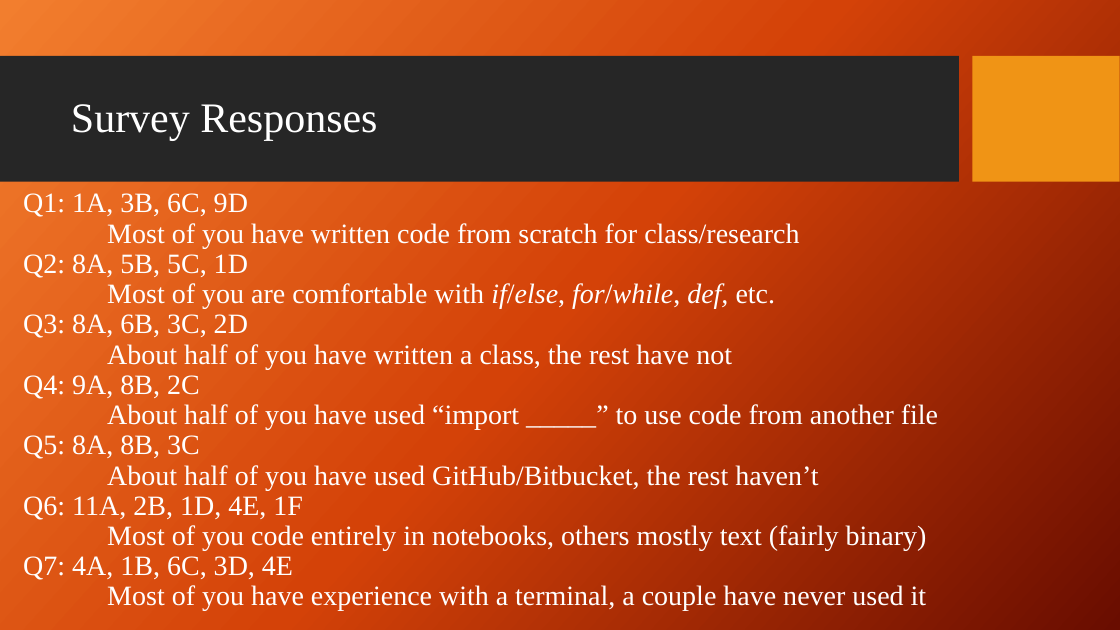
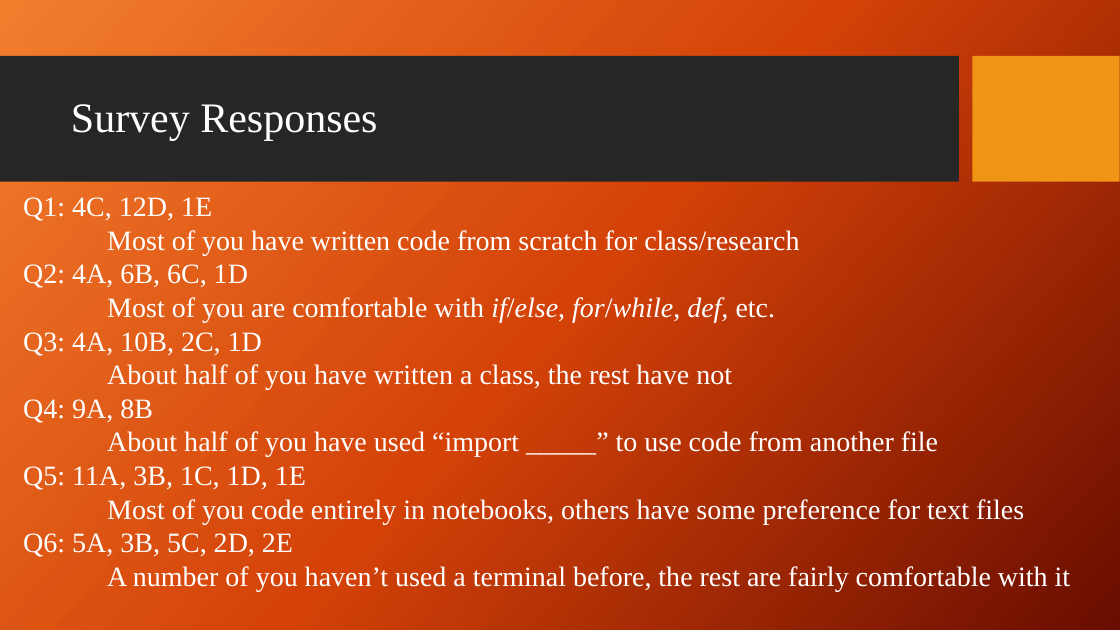
Before and after one commit to giganano/PythonBootcamp, a slide deck: slide 3 of slides/intro.pptx. Drawn at 1120x630 pixels with LibreOffice and Linux fonts; fonts in the diff are those of the drawing; background and template pictures are left out. Boxes give left, top, right and bottom in pixels: in the first picture for what was removed or moved away, otherwise in the second. Text is boxed around its words. In the diff, an @@ line names an element or a change of style, - is before the commit and + after.

Commit message:
slides: minor slide revisions ; survey results now reflect 2021 questionnaire

```diff
--- a/slides/intro.pptx
+++ b/slides/intro.pptx
@@ text at (23,197,212,221): text changed @@
-Q1: 1A, 3B, 6C, 9D
+Q1: 4C, 12D, 1E
@@ text at (107,230,938,457): line spacing 0.9 to 1 @@
@@ text at (23,264,248,288): text changed @@
-Q2: 8A, 5B, 5C, 1D
+Q2: 4A, 6B, 6C, 1D
@@ text at (23,332,262,356): text changed @@
-Q3: 8A, 6B, 3C, 2D
+Q3: 4A, 10B, 2C, 1D
@@ text at (23,399,153,423): text changed @@
-Q4: 9A, 8B, 2C
+Q4: 9A, 8B
@@ text at (23,466,1071,591): text changed @@
-Q5: 8A, 8B, 3C
-About half of you have used GitHub/Bitbucket, the rest haven’t
-Q6: 11A, 2B, 1D, 4E, 1F
-Most of you code entirely in notebooks, others mostly text (fairly binary)
-Q7: 4A, 1B, 6C, 3D, 4E
-Most of you have experience with a terminal, a couple have never used it
+Q5: 11A, 3B, 1C, 1D, 1E
+Most of you code entirely in notebooks, others have some preference for text files
+Q6: 5A, 3B, 5C, 2D, 2E
+A number of you haven’t used a terminal before, the rest are fairly comfortable with it
```
Also in this commit, not shown: 3 other slides changed, 8 other files.
